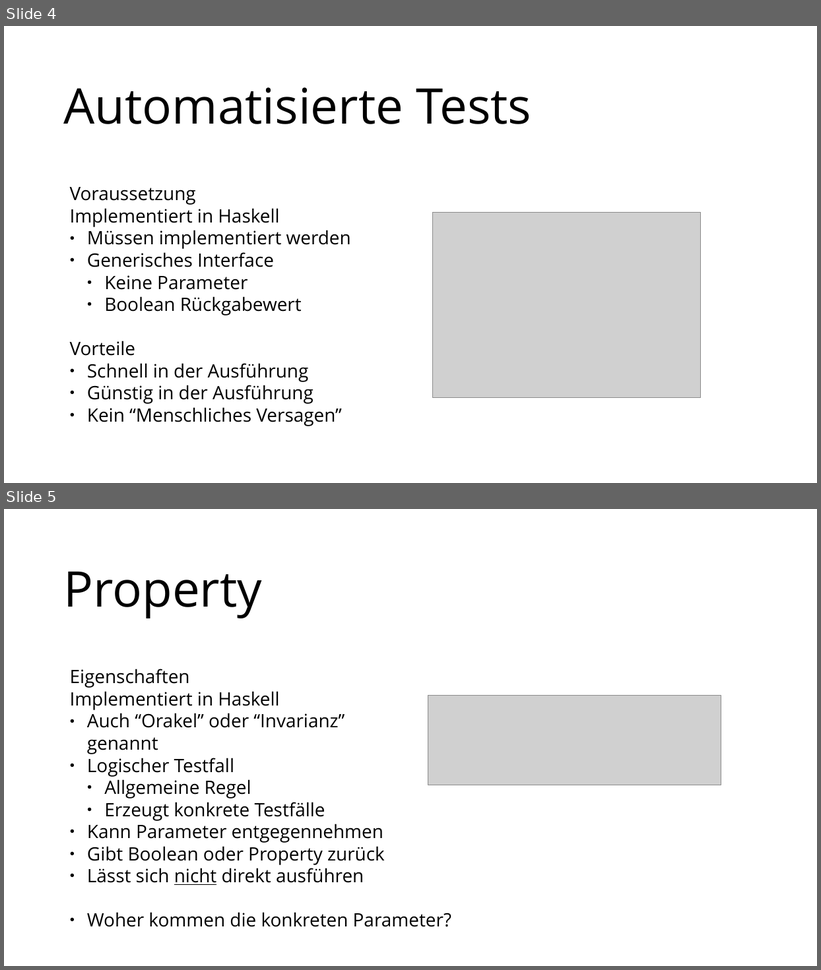
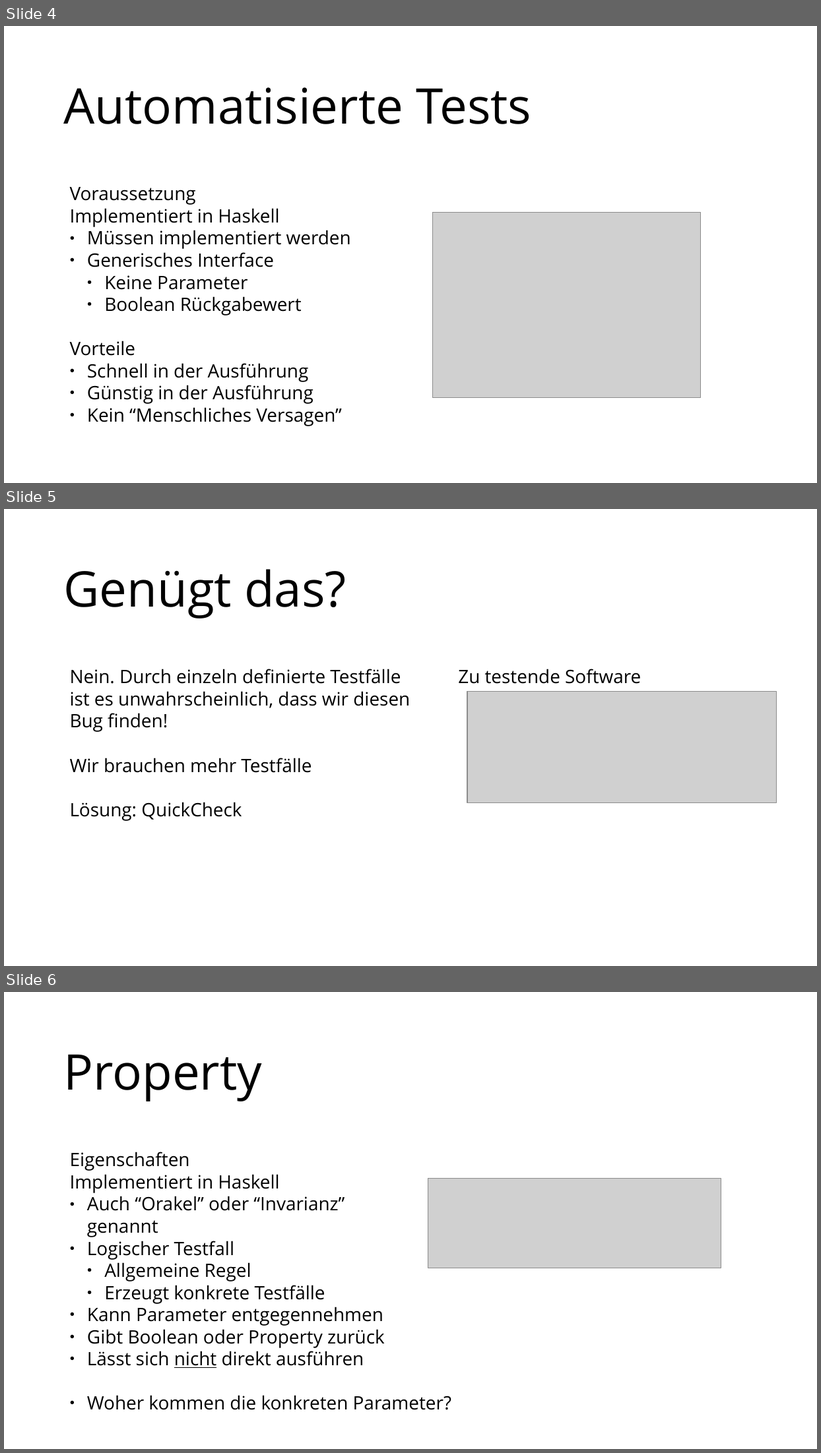
Before and after one commit to MoritzGoeckel/QuickCheck_Experiments, a slide deck: Praesentation.odp. Shown one above the other, each under a label of ours: slides 4 and 5 before the commit, slides 4, 5 and 6 after it. The pictures are 821x970 and 821x1453 pixels, drawn with LibreOffice and Linux fonts; fonts in the diff are those of the drawing; grey boxes stand for pictures. Boxes give left, top, right and bottom in pixels: in the first picture for what was removed or moved away, otherwise in the second. Text is boxed around its words. In the diff, an @@ line names an element or a change of style, - is before the commit and + after.

```diff
--- a/Praesentation.odp
+++ b/Praesentation.odp
@@ slide 5 added at [4,509,817,966], background #FFFFFF @@
@@ text added at [64,569,346,619], 48 pt, text #000000 @@
+Genügt das?
@@ text added at [70,669,410,821], 18 pt, text #000000 @@
+Nein. Durch einzeln definierte Testfälle Zu testende Software
+ist es unwahrscheinlich, dass wir diesen
+Bug finden!
+Wir brauchen mehr Testfälle
+Lösung: QuickCheck
@@ picture added at [467,692,777,803] @@
@@ what was slide 5 is now slide 6 @@
```
Also in this commit, not shown: 4 slides changed, 1 other slide added, 1 other file.
